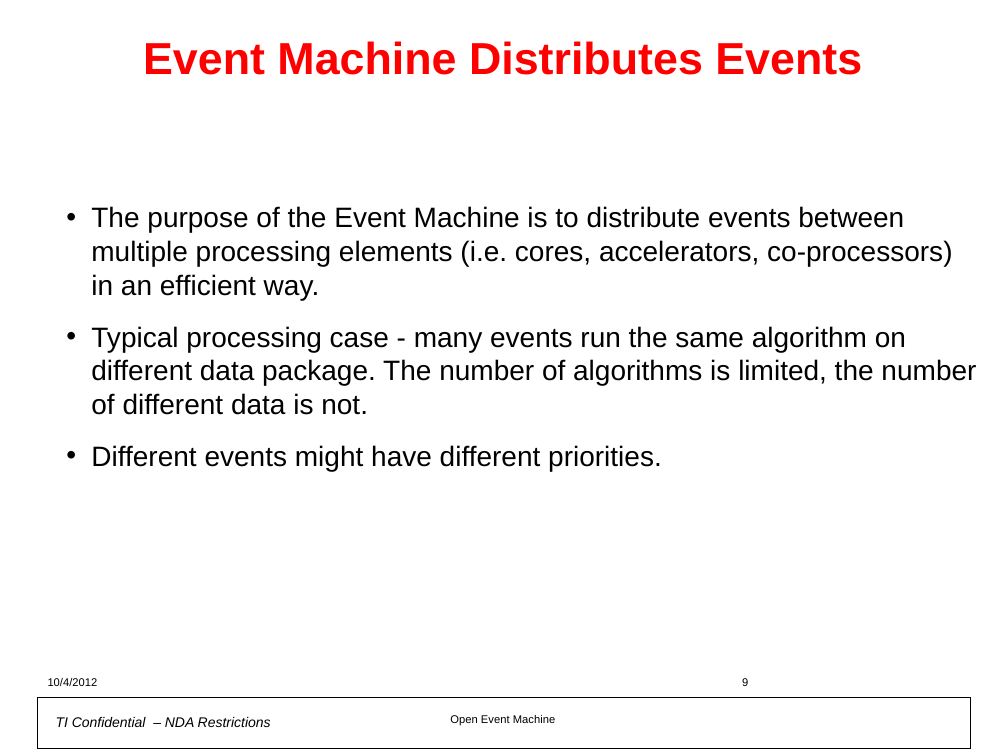
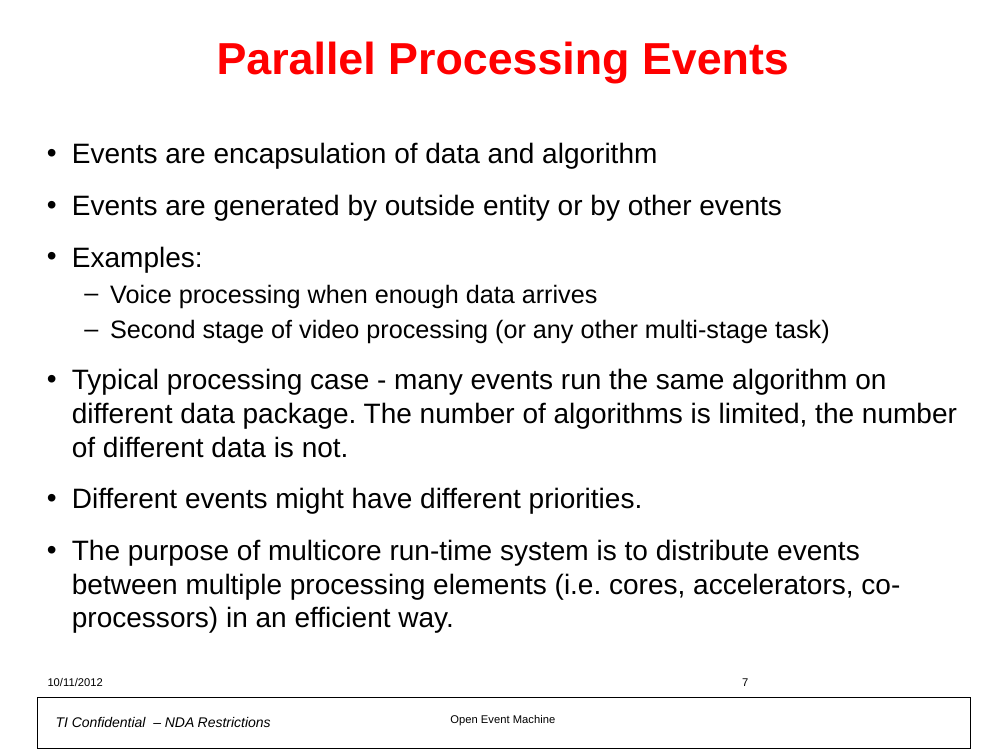
Before and after one commit to hari1989/keystone-workshop, a slide deck: slide 7 of preliminary/Open Event Machine.pptx (slide 9 before the commit). Drawn at 1008x756 pixels with LibreOffice and Linux fonts; fonts in the diff are those of the drawing; background and template pictures are left out. Boxes give left, top, right and bottom in pixels: in the first picture for what was removed or moved away, otherwise in the second. Text is boxed around its words. In the diff, an @@ line names an element or a change of style, - is before the commit and + after.

```diff
--- a/preliminary/Open Event Machine.pptx
+++ b/preliminary/Open Event Machine.pptx
@@ title at (217,41,789,83): text changed @@
-Event Machine Distributes Events
+Parallel Processing Events
@@ text "Events are encapsulation of data ...": place and size @@
-text "Events are encapsulation of data ..." at (91,206,976,471)
+text "Events are encapsulation of data ..." at (72,142,957,633)
@@ text at (72,142,830,344): text changed @@
-• The purpose of the Event Machine is to distribute events between multiple processing elements (i.e. cores, accelerators, co-processors) in an efficient way.
+• Events are encapsulation of data and algorithm
+• Events are generated by outside entity or by other events
+• Examples:
+  – Voice processing when enough data arrives
+  – Second stage of video processing (or any other multi-stage task)
@@ text at (72,539,900,633): paragraph added @@
+• The purpose of multicore run-time system is to distribute events between multiple processing elements (i.e. cores, accelerators, co-processors) in an efficient way.
@@ text at (48,678,103,686): text changed @@
-10/4/2012
+10/11/2012
@@ page number at (742,678,748,686): text changed @@
-9
+7
```
Also in this commit, not shown: 43 other slides changed, 7 slides added, 6 slides removed.
